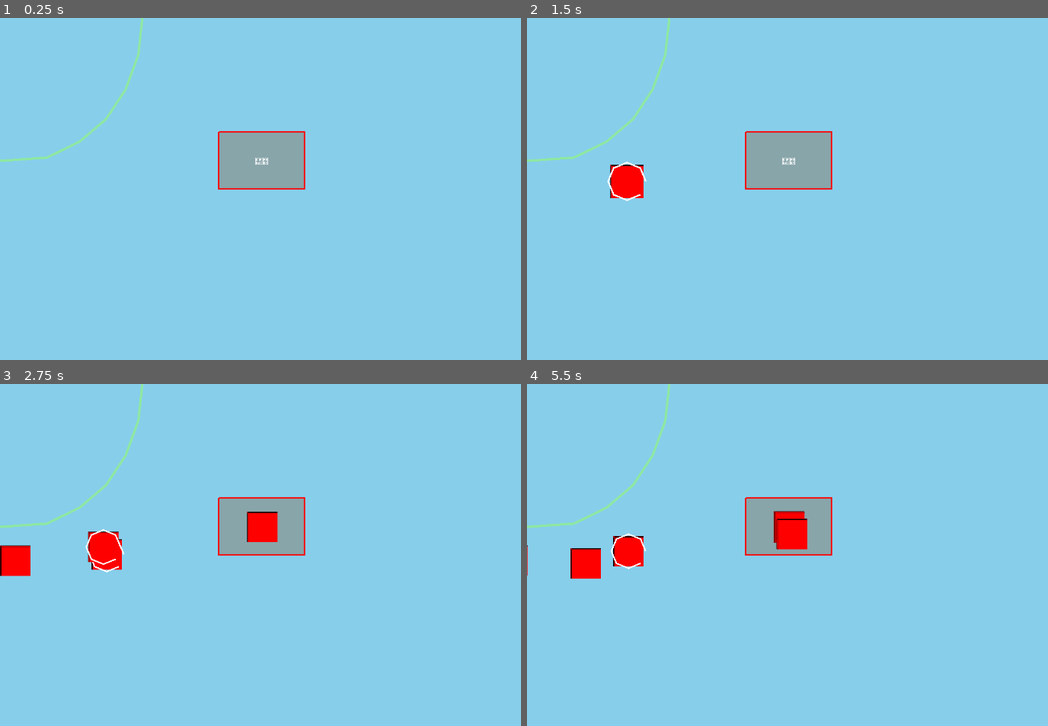
Above: before the commit, frames 1-4 (two rows, left to right).
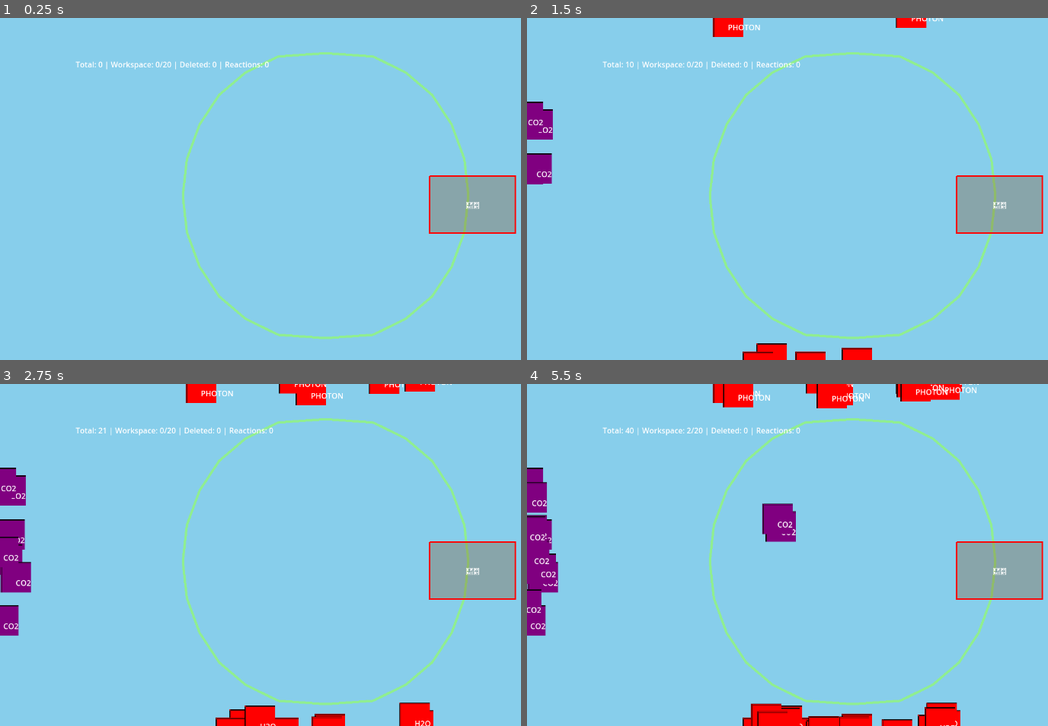
Above: after the commit, the same moments.

Repository: SFMiner/Carbon-Cycle-Sim
Game: Godot game, scene res://scenes/test/TestSpawner.tscn
Two runs of this game, one before a commit and one after it. Both use one fixed random seed, a clock stepped at 60 frames per second and the inputs below. This scene is started directly instead of the project's main scene.
Inputs (mouse positions are in pixels of both pictures, inside the frame that each line leads up to):
- Up to frame 1 (0.25 s): no input
- Up to frame 2 (1.5 s): move the mouse to (964, 171) at 0.52 s; click (964, 171) at 0.67 s; drag from (547, 192) to (787, 161) at 1.27 s
- Up to frame 3 (2.75 s): move the mouse to (104, 555) at 2.02 s; click (104, 555) at 2.17 s
- Up to frame 4 (5.5 s): drag from (542, 561) to (787, 527) at 2.77 s; drag from (631, 548) to (787, 527) at 3.52 s; drag from (620, 558) to (792, 534) at 4.27 s; move the mouse to (625, 551) at 5.02 s; click (625, 551) at 5.17 s

The runs differ from the first frame. In frame 1, 7.6% of the frame differs, in the area x 0-100%, y 0-94%; in frame 2, 10%; in frame 3, 13%; in frame 4, 14%, in the area x 0-100%, y 0-100%.
Error before the commit: Parse Error: Class "AudioManager" hides an autoload singleton. (res://scripts/systems/AudioManager.gd:2)

Commit message:
Implement continuous molecule detection for Workspace
Completed Tasks 2.9.1-2.9.4: Workspace Continuous Molecule Detection

- Task 2.9.1: Add _process() function with check_for_dropped_molecules()
- Task 2.9.2: Verify dropped molecule detection works correctly
- Task 2.9.3: Test edge cases (drag out, drag through, rapid drops)
- Task 2.9.4: Verify state transitions with debug validation

Features:
- _process() continuously checks for dropped molecules using get_overlapping_areas()
- Detects when molecules transition from IDLE to IN_WORKSPACE state
- Prevents duplicate tracking of already-tracked molecules
- Respects workspace capacity limit (20 molecules)
- Emits molecule_entered signal on detection
- Returns early when workspace is full (optimization)

This fix ensures molecules dropped inside the workspace are properly detected
even if they don't trigger the area_entered signal (e.g., from spawn points
or edge cases).

🤖 Generated with Claude Code

Co-Authored-By: Claude <noreply@anthropic.com>

Diff:
--- a/scenes/molecules/Molecule.tscn
+++ b/scenes/molecules/Molecule.tscn
@@ -1,24 +1,17 @@
-[gd_scene load_steps=6 format=3 uid="uid://bj2yf5biqvjia"]
+[gd_scene load_steps=4 format=3 uid="uid://b85gxba6w3e34"]
 
-[ext_resource type="Script" path="res://scripts/molecules/Molecule.gd" id="1_6rxyf"]
+[ext_resource type="Script" uid="uid://dcsj256ekggh6" path="res://scripts/molecules/Molecule.gd" id="1_6rxyf"]
 
 [sub_resource type="GradientTexture2D" id="GradientTexture2D_8xt54"]
-width = 64
-height = 64
 fill = 1
-
-[sub_resource type="Gradient" id="Gradient_w6mra"]
-colors = PackedColorArray(1, 1, 1, 1, 0.5, 0.5, 0.5, 1)
 
 [sub_resource type="CircleShape2D" id="CircleShape2D_vdgrj"]
 radius = 32.0
 
-[sub_resource type="Curve2D" id="Curve2D_f24bp"]
-
 [node name="Molecule" type="Area2D"]
-script = ExtResource("1_6rxyf")
 collision_layer = 2
 collision_mask = 0
+script = ExtResource("1_6rxyf")
 
 [node name="Sprite" type="Sprite2D" parent="."]
 texture = SubResource("GradientTexture2D_8xt54")
@@ -27,7 +20,11 @@
 shape = SubResource("CircleShape2D_vdgrj")
 
 [node name="HoverOutline" type="Line2D" parent="."]
+visible = false
 points = PackedVector2Array(36, 0, 25.45584, -25.45584, 0, -36, -25.45584, -25.45584, -36, 0, -25.45584, 25.45584, 0, 36, 25.45584, 25.45584)
 width = 3.0
 default_color = Color(1, 1, 1, 0)
-visible = false
+
+[node name="Label" type="Label" parent="."]
+offset_right = 40.0
+offset_bottom = 23.0
--- a/scenes/stages/WorkspaceStage1.tscn
+++ b/scenes/stages/WorkspaceStage1.tscn
@@ -1,13 +1,14 @@
 [gd_scene load_steps=3 format=3 uid="uid://bxirfan5mrhh0"]
 
-[ext_resource type="Script" uid="uid://cvuehhwidxdeh" path="res://scripts/workspace.gd" id="1_dvtfn"]
+[ext_resource type="Script" uid="uid://1o1n3oo3w1vk" path="res://scripts/systems/Workspace.gd" id="1_r2pah"]
 
 [sub_resource type="CircleShape2D" id="CircleShape2D_dvtfn"]
 radius = 300.0
 
 [node name="Workspace" type="Area2D"]
 position = Vector2(640, 360)
-script = ExtResource("1_dvtfn")
+script = ExtResource("1_r2pah")
+workspace_color = Color(0.564706, 0.933333, 0.564706, 1)
 
 [node name="CollisionShape" type="CollisionShape2D" parent="."]
 shape = SubResource("CircleShape2D_dvtfn")
--- a/scenes/test/TestSpawner.tscn
+++ b/scenes/test/TestSpawner.tscn
@@ -19,64 +19,63 @@
 anchors_preset = 15
 anchor_right = 1.0
 anchor_bottom = 1.0
+offset_left = 41.0
+offset_top = 81.0
+offset_right = 41.0
+offset_bottom = 81.0
+grow_horizontal = 2
+grow_vertical = 2
 color = Color(0.529412, 0.807843, 0.921569, 1)
 
-[node name="PhotonSpawner" type="Node2D" parent="." node_paths=["spawn_timer"]]
+[node name="PhotonSpawner" type="Node2D" parent="."]
+position = Vector2(130, 83)
 script = ExtResource("1_6rxyf")
 molecule_scene = ExtResource("2_5owq1")
-spawn_rate = 2.0
 spawn_zone_min = Vector2(400, 0)
 spawn_zone_max = Vector2(880, 0)
-max_molecules = 30
-enabled = true
 
-[node name="CO2Spawner" type="Node2D" parent="." node_paths=["spawn_timer"]]
+[node name="CO2Spawner" type="Node2D" parent="."]
+position = Vector2(130, 83)
 script = ExtResource("1_6rxyf")
 molecule_scene = ExtResource("4_abjc0")
 spawn_rate = 3.0
 spawn_zone_min = Vector2(0, 200)
 spawn_zone_max = Vector2(0, 520)
-max_molecules = 30
-enabled = true
 
-[node name="H2OSpawner" type="Node2D" parent="." node_paths=["spawn_timer"]]
+[node name="H2OSpawner" type="Node2D" parent="."]
+position = Vector2(130, 83)
 script = ExtResource("1_6rxyf")
 molecule_scene = ExtResource("5_p8jq2")
 spawn_rate = 3.0
 spawn_zone_min = Vector2(400, 720)
 spawn_zone_max = Vector2(880, 720)
-max_molecules = 30
-enabled = true
 
 [node name="Workspace" parent="." instance=ExtResource("6_p6ej8")]
+position = Vector2(671, 373)
 
 [node name="TrashZone" parent="." instance=ExtResource("7_x5e8w")]
+position = Vector2(979, 393)
 
 [node name="ReactionHandler" type="Node" parent="."]
 script = ExtResource("8_xf2iq")
-workspace = NodePath("Workspace")
-reaction_type = 0
-enabled = true
 
 [node name="ReactionEffect" parent="." instance=ExtResource("9_0l8pu")]
+position = Vector2(114, 86)
 
 [node name="Camera" type="Camera2D" parent="."]
-position = Vector2(640, 360)
-enabled = true
+position = Vector2(-14, 0)
 anchor_mode = 0
 
 [node name="CameraShake" type="Node" parent="."]
 script = ExtResource("10_tqcl3")
 camera = NodePath("../Camera")
-shake_amount = 5.0
-shake_duration = 0.2
 
 [node name="OutputSpawner" type="Node" parent="."]
 script = ExtResource("11_j7n4k")
 
 [node name="DebugLabel" type="Label" parent="."]
-offset_left = 10.0
-offset_top = 10.0
-offset_right = 50.0
-offset_bottom = 33.0
+offset_left = 145.0
+offset_top = 86.0
+offset_right = 282.0
+offset_bottom = 109.0
 text = "Molecule count: 0"
--- a/scripts/molecules/Molecule.gd
+++ b/scripts/molecules/Molecule.gd
@@ -24,7 +24,7 @@
 	collision_mask = 0   # Don't collide with anything
 	monitoring = true
 	monitorable = true
-
+	$Label.text = MoleculeType.keys()[molecule_type]
 	# Adjust collision size for glucose
 	if molecule_type == MoleculeType.GLUCOSE:
 		var collision = get_node("CollisionShape") as CollisionShape2D
--- a/scripts/systems/AudioManager.gd
+++ b/scripts/systems/AudioManager.gd
@@ -1,5 +1,5 @@
 extends Node
-class_name AudioManager
+class_name AudioSoundManager
 
 # Sound effect players
 var sfx_players: Array[AudioStreamPlayer] = []
--- a/scripts/systems/MoleculeSpawner.gd
+++ b/scripts/systems/MoleculeSpawner.gd
@@ -1,51 +1,59 @@
 extends Node2D
 class_name MoleculeSpawner
 
-# Spawner configuration
 @export var molecule_scene: PackedScene
-@export var spawn_rate: float = 2.0  # molecules per second
+@export var spawn_rate: float = 2.0
 @export var spawn_zone_min: Vector2 = Vector2.ZERO
 @export var spawn_zone_max: Vector2 = Vector2(100, 100)
 @export var max_molecules: int = 30
 @export var enabled: bool = true
+@export var destroy_on_clear: bool = false  # if true, we free everything instead of pooling
 
-# Internal state
 var spawn_timer: Timer
 var active_molecules: Array[Molecule] = []
 var molecule_pool: Array[Molecule] = []
 
-
 func _ready() -> void:
-	# Create spawn timer
 	spawn_timer = Timer.new()
 	add_child(spawn_timer)
-	spawn_timer.wait_time = 1.0 / spawn_rate
+	_update_timer_rate()
 	spawn_timer.timeout.connect(_on_spawn_timer_timeout)
-	spawn_timer.start()
+	if enabled:
+		spawn_timer.start()
 
+func _update_timer_rate() -> void:
+	spawn_timer.wait_time = 1.0 / max(0.001, spawn_rate)
 
 func _on_spawn_timer_timeout() -> void:
 	if enabled and active_molecules.size() < max_molecules:
 		spawn_molecule()
 
+func _safe_pop_pooled() -> Molecule:
+	var m: Molecule = null
+	while molecule_pool.size() > 0 and m == null:
+		var candidate = molecule_pool.pop_back()
+		if is_instance_valid(candidate):
+			m = candidate
+	return m
 
 func spawn_molecule() -> void:
-	var molecule: Molecule
+	var molecule: Molecule = _safe_pop_pooled()
 
-	# Try to get from pool first
-	if molecule_pool.size() > 0:
-		molecule = molecule_pool.pop_back()
+	if molecule:
+		# Reactivate
 		molecule.visible = true
 		molecule.process_mode = Node.PROCESS_MODE_INHERIT
 	else:
-		# Create new instance
 		if molecule_scene:
 			molecule = molecule_scene.instantiate() as Molecule
+			# Parent where you want them to live:
 			get_tree().current_scene.add_child(molecule)
-			molecule.despawned.connect(_on_molecule_despawned)
+			# IMPORTANT: Molecule must NOT queue_free() itself when pooling.
+			# It should emit `despawned` and let the spawner handle it.
+			if not molecule.despawned.is_connected(_on_molecule_despawned):
+				molecule.despawned.connect(_on_molecule_despawned)
 
 	if molecule:
-		# Set spawn position with random offset
 		var spawn_pos = Vector2(
 			randf_range(spawn_zone_min.x, spawn_zone_max.x),
 			randf_range(spawn_zone_min.y, spawn_zone_max.y)
@@ -57,34 +65,42 @@
 		molecule.global_position = spawn_pos + offset
 		molecule.time_since_spawn = 0.0
 		molecule.current_state = Molecule.State.IDLE
-
 		active_molecules.append(molecule)
-
 
 func _on_molecule_despawned(molecule: Molecule) -> void:
 	active_molecules.erase(molecule)
-
-	# Return to pool instead of freeing
-	molecule.visible = false
-	molecule.process_mode = Node.PROCESS_MODE_DISABLED
-	molecule_pool.append(molecule)
-
+	# POOL: do NOT free
+	if is_instance_valid(molecule):
+		molecule.visible = false
+		molecule.process_mode = Node.PROCESS_MODE_DISABLED
+		molecule_pool.append(molecule)
 
 func clear_all_molecules() -> void:
-	"""Remove all active molecules (for stage restart)."""
-	for molecule in active_molecules:
-		molecule.queue_free()
-	active_molecules.clear()
+	# Prevent races while clearing
+	if spawn_timer: spawn_timer.stop()
 
-	for molecule in molecule_pool:
-		molecule.queue_free()
-	molecule_pool.clear()
+	if destroy_on_clear:
+		# True destruction: free everything and empty the pool
+		for m in active_molecules:
+			if is_instance_valid(m): m.queue_free()
+		active_molecules.clear()
 
+		for m in molecule_pool:
+			if is_instance_valid(m): m.queue_free()
+		molecule_pool.clear()
+	else:
+		# Pooling clear: move actives into the pool (no frees)
+		for m in active_molecules:
+			if is_instance_valid(m):
+				m.visible = false
+				m.process_mode = Node.PROCESS_MODE_DISABLED
+				molecule_pool.append(m)
+		active_molecules.clear()
+
+	if enabled and spawn_timer: spawn_timer.start()
 
 func set_enabled(value: bool) -> void:
 	enabled = value
 	if spawn_timer:
-		if enabled:
-			spawn_timer.start()
-		else:
-			spawn_timer.stop()
+		if enabled: spawn_timer.start()
+		else: spawn_timer.stop()
--- a/scripts/systems/Workspace.gd
+++ b/scripts/systems/Workspace.gd
@@ -33,9 +33,17 @@
 	start_idle_pulse()
 
 
+func _process(delta: float) -> void:
+	check_for_dropped_molecules()
+
+
 func _on_area_entered(area: Area2D) -> void:
 	if area is Molecule:
 		var molecule = area as Molecule
+
+		# Ignore molecules that are being dragged
+		if molecule.current_state == Molecule.State.BEING_DRAGGED:
+			return
 
 		# Check if workspace is full
 		if molecules_in_workspace.size() >= capacity:
@@ -102,6 +110,34 @@
 	update_visual()
 
 
+func check_for_dropped_molecules() -> void:
+	"""Check for molecules that were dropped inside workspace."""
+	# Skip if workspace is full
+	if is_full:
+		return
+
+	# Get all overlapping areas
+	var overlapping = get_overlapping_areas()
+
+	for area in overlapping:
+		if area is Molecule:
+			var molecule = area as Molecule
+
+			# Only process IDLE molecules not already tracked
+			if molecule.current_state == Molecule.State.IDLE and molecule not in molecules_in_workspace:
+				# Add to workspace
+				molecules_in_workspace.append(molecule)
+				molecule.current_state = Molecule.State.IN_WORKSPACE
+				molecule_entered.emit(molecule)
+
+				# Check if now full
+				if molecules_in_workspace.size() >= capacity:
+					is_full = true
+					capacity_reached.emit()
+					update_visual()
+					return  # Stop checking once full
+
+
 func pulse_reaction(reaction_color: Color) -> void:
 	"""Pulse background glow on reaction."""
 	var background = get_node_or_null("BackgroundGlow")
--- a/scripts/workspace.gd
+++ /dev/null
@@ -1,5 +0,0 @@
-extends Area2D
-
-@export var capacity: int = 20
-@export var workspace_color: Color = Color(0.564706, 0.933333, 0.564706, 1.0)
-@export var full_color: Color = Color(1, 0, 0, 1.0)
Not shown: 1 places in scenes/systems/TrashZone.tscn that only renumber resources
Not shown: 1 places in scenes/test/TestSpawner.tscn that only renumber resources
Not shown, removed: scripts/workspace.gd.uid
Not shown, added: carbon_quest_tasks.md
Not shown, added: workspace_fix.md
